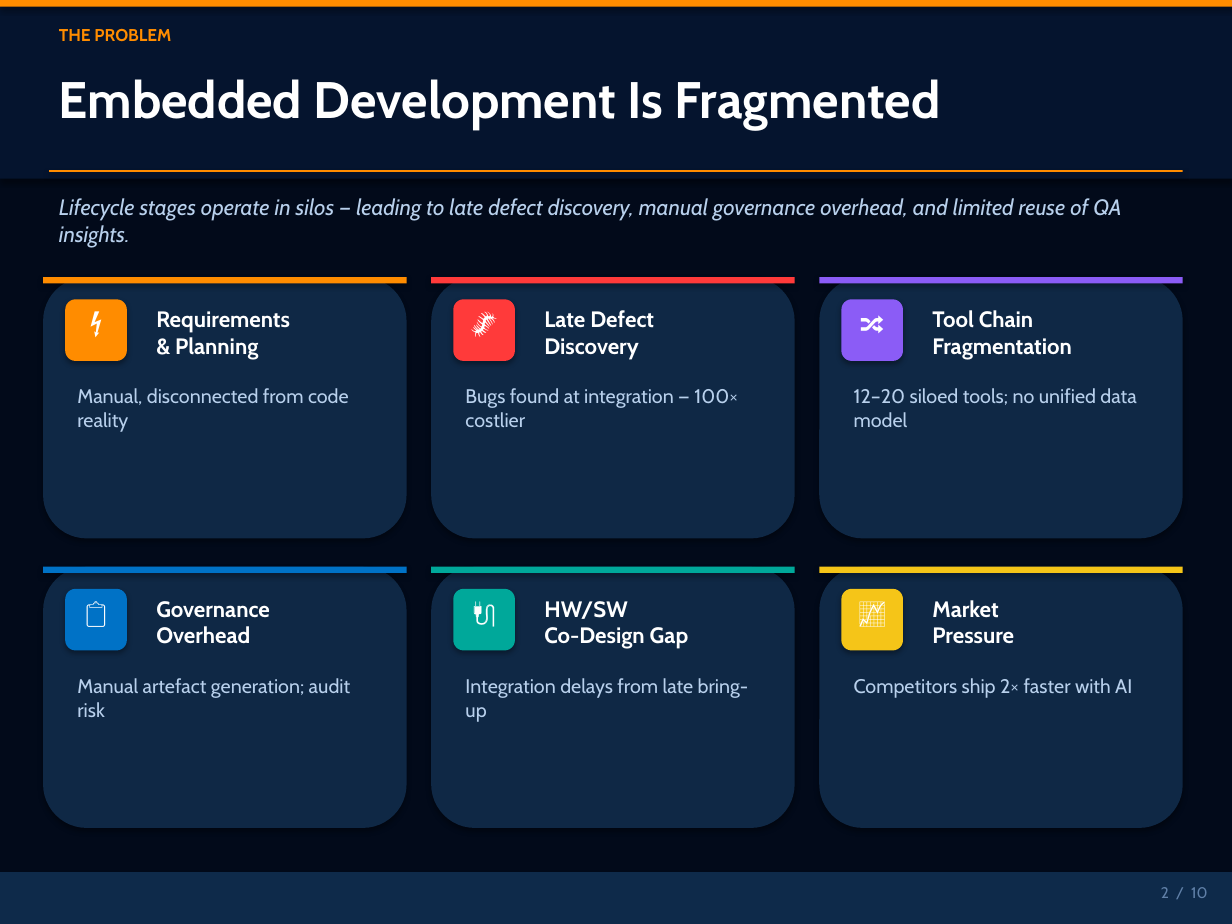
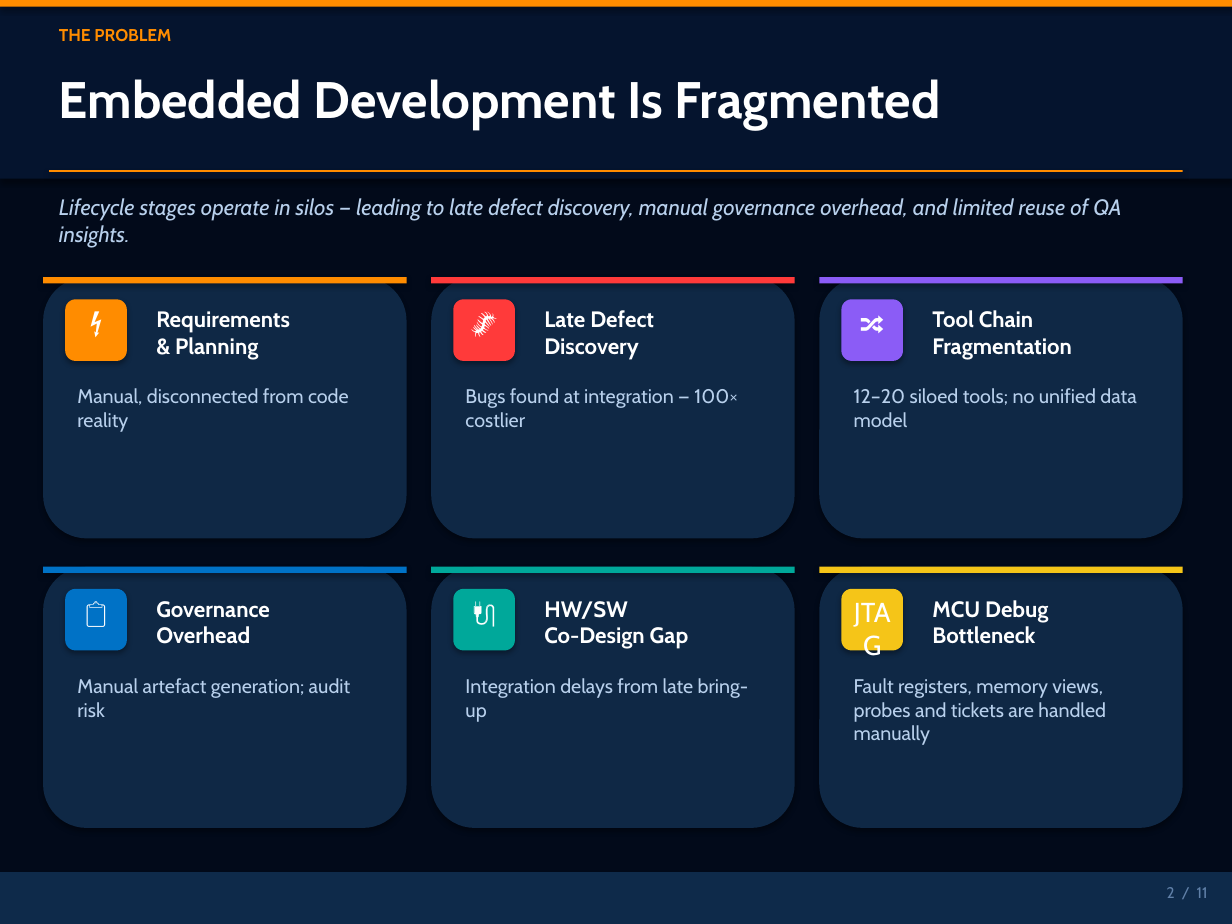
Before and after one commit to shyamnexus/HON_PPT, a slide deck: slide 2 of AI-Driven Embedded Product Lifecycle OrchestratorV3.pptx. Drawn at 1232x924 pixels with LibreOffice and Linux fonts; fonts in the diff are those of the drawing. Boxes give left, top, right and bottom in pixels: in the first picture for what was removed or moved away, otherwise in the second. Text is boxed around its words. In the diff, an @@ line names an element or a change of style, - is before the commit and + after.

```diff
--- a/AI-Driven Embedded Product Lifecycle OrchestratorV3.pptx
+++ b/AI-Driven Embedded Product Lifecycle OrchestratorV3.pptx
@@ text at [841,589,903,650]: text changed @@
-📈
+JTAG
@@ text at [932,600,1048,644]: text changed @@
-Market
-Pressure
+MCU Debug
+Bottleneck
@@ text at [854,678,1106,745]: text changed @@
-Competitors ship 2× faster with AI
+Fault registers, memory views, probes and tickets are handled manually
@@ text at [1167,887,1208,898]: text changed @@
-2 / 10
+2 / 11
```
Also in this commit, not shown: 9 other slides changed, 1 slide added, 2 other files.
